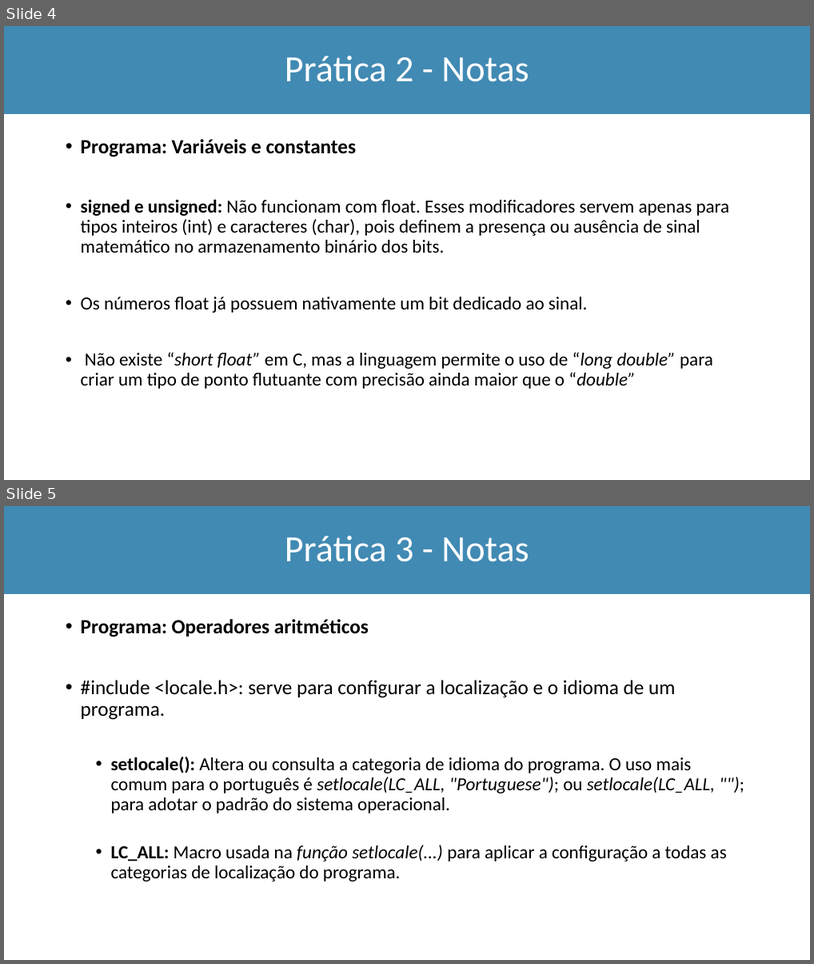
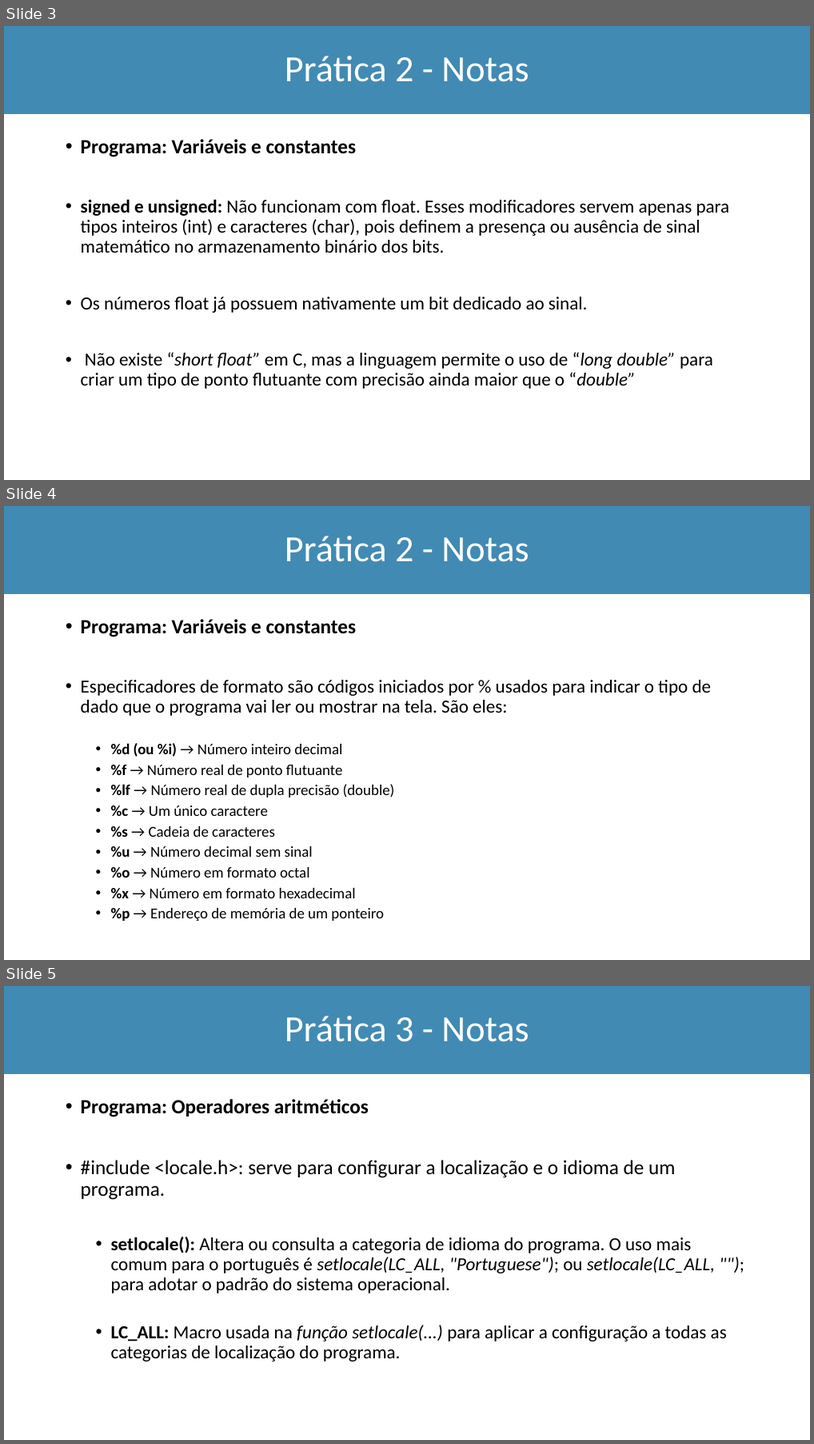
Before and after one commit to Marcio-Salmazo/Aulas, a slide deck: UNIUBE-LP/Pratica_LP.pptx. Shown one above the other, each under a label of ours: slides 4 and 5 before the commit, slides 3, 4 and 5 after it. The pictures are 814x964 and 814x1444 pixels, drawn with LibreOffice and Linux fonts; fonts in the diff are those of the drawing. Boxes give left, top, right and bottom in pixels: in the first picture for what was removed or moved away, otherwise in the second. Text is boxed around its words. In the diff, an @@ line names an element or a change of style, - is before the commit and + after.

```diff
--- a/UNIUBE-LP/Pratica_LP.pptx
+++ b/UNIUBE-LP/Pratica_LP.pptx
@@ slide 4 added at [4,506,810,960], background #FFFFFF @@
@@ rectangle added at [4,506,810,594], fill #418AB3, outline #418AB3 1 pt @@
@@ title added at [285,536,529,562], 44 pt, text #FFFFFF @@
+Prática 2 - Notas
@@ text added at [81,619,712,920], 18 pt, text #000000 @@
+• Programa: Variáveis e constantes
+• Especificadores de formato são códigos iniciados por % usados para indicar o tipo de dado que o programa vai ler ou mostrar na tela. São eles:
+  • %d (ou %i) → Número inteiro decimal
+  • %f → Número real de ponto flutuante
+  • %lf → Número real de dupla precisão (double)
+  • %c → Um único caractere
+  • %s → Cadeia de caracteres
+  • %u → Número decimal sem sinal
+  • %o → Número em formato octal
+  • %x → Número em formato hexadecimal
+  • %p → Endereço de memória de um ponteiro
@@ what was slide 4 is now slide 3 @@
```
Also in this commit, not shown: 2 slides removed, 4 other files.
